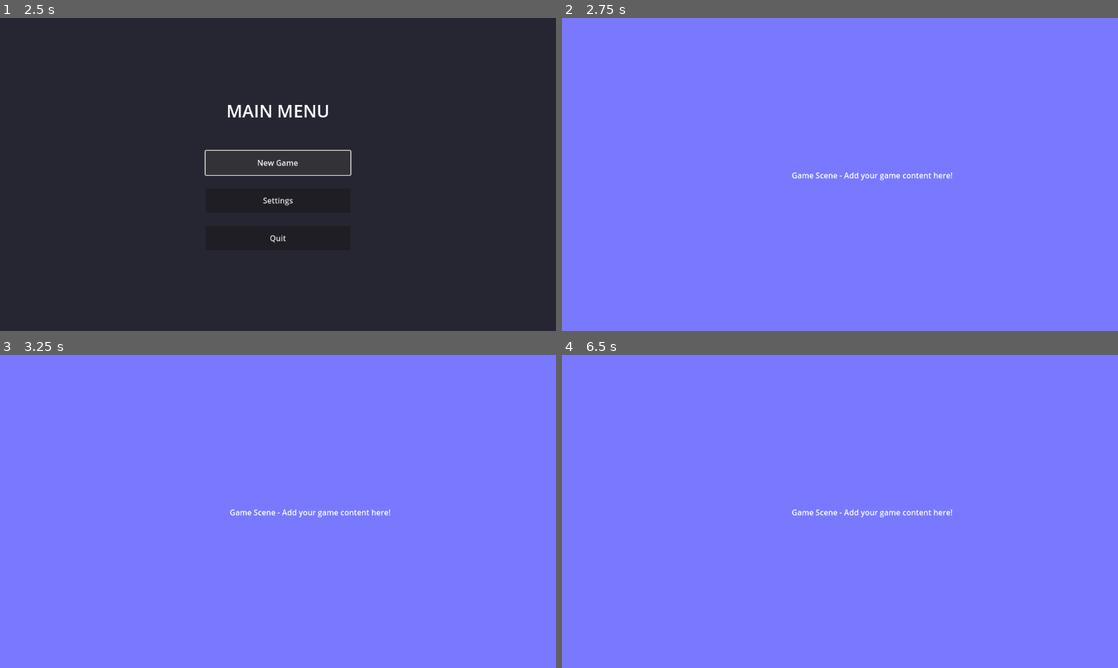
Above: before the commit, frames 1-4 (two rows, left to right).
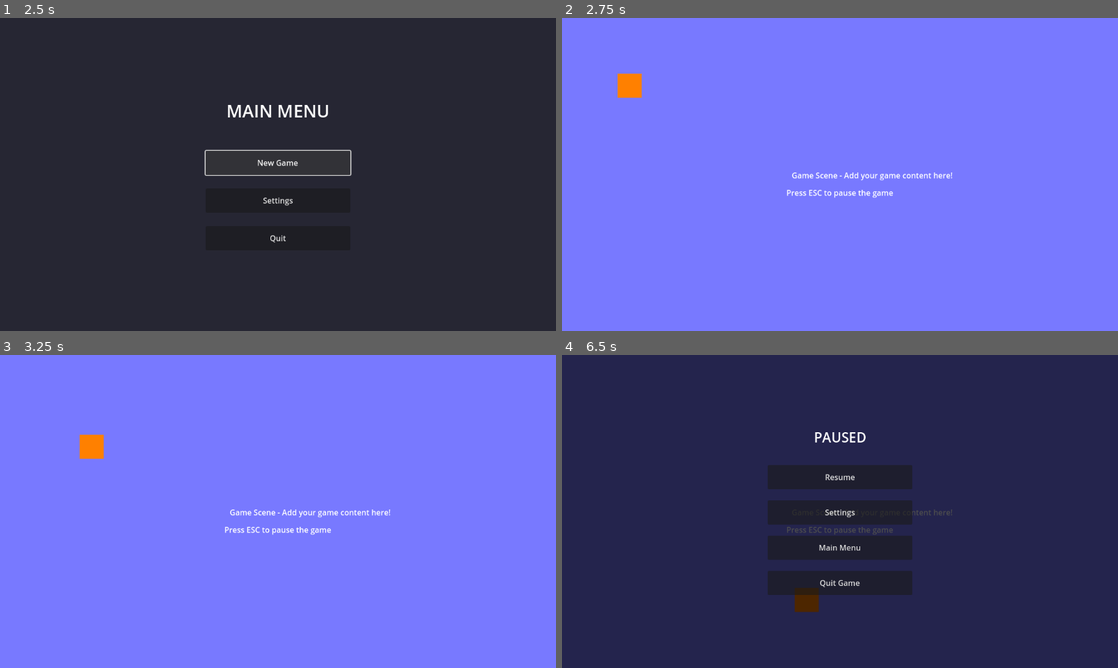
Above: after the commit, the same moments.

Repository: antoniwan/getting_started
Game: Godot game, scene res://scenes/settings_menu.tscn
Two runs of this game, one before a commit and one after it. Both use one fixed random seed, a clock stepped at 60 frames per second and the inputs below. This scene is started directly instead of the project's main scene.
Inputs:
- Up to frame 1 (2.5 s): click "Back" at 0.5 s; click "Settings" at 1.25 s; click "New Game" at 2 s
- Up to frame 2 (2.75 s): no input
- Up to frame 3 (3.25 s): no input
- Up to frame 4 (6.5 s): tap Escape (ui_cancel) at 6.4 s

Frame 1 is identical in both runs. In frame 2, 0.5% of the frame differs, in the area x 10-60%, y 17-58%; in frame 3, 0.5%; in frame 4, 100%, in the area x 0-100%, y 0-100%.

Commit message:
Implement pause functionality and update related documentation
- Added a comprehensive pause system with a professional menu including resume, settings, main menu, and quit options.
- Updated input handling to toggle the pause menu with the Escape key.
- Enhanced README and RECOMMENDATION files to reflect the new pause features and their implementation.
- Removed the obsolete simple_test scene and added pause instructions to the game scene.
- Updated audio manager to handle pause and resume for music and sound effects.

Diff:
--- a/scenes/game.tscn
+++ b/scenes/game.tscn
@@ -17,3 +17,18 @@
 offset_bottom = 334.0
 text = "Game Scene - Add your game content here!"
 horizontal_alignment = 1
+
+[node name="Instructions" type="Label" parent="."]
+offset_left = 376.0
+offset_top = 350.0
+offset_right = 776.0
+offset_bottom = 380.0
+text = "Press ESC to pause the game"
+horizontal_alignment = 1
+
+[node name="MovingObject" type="ColorRect" parent="."]
+offset_left = 100.0
+offset_top = 100.0
+offset_right = 150.0
+offset_bottom = 150.0
+color = Color(1, 0.5, 0, 1)
--- /dev/null
+++ b/scenes/pause_menu.tscn
@@ -0,0 +1,75 @@
+[gd_scene load_steps=3 format=3 uid="uid://bqx80a00k1m3n"]
+
+[ext_resource type="Script" path="res://scripts/pause_menu.gd" id="1_pause"]
+
+[sub_resource type="LabelSettings" id="LabelSettings_1"]
+font_size = 28
+font_color = Color(1, 1, 1, 1)
+
+[node name="PauseMenu" type="Control"]
+layout_mode = 3
+anchors_preset = 15
+anchor_right = 1.0
+anchor_bottom = 1.0
+script = ExtResource("1_pause")
+
+[node name="Background" type="ColorRect" parent="."]
+layout_mode = 1
+anchors_preset = 15
+anchor_right = 1.0
+anchor_bottom = 1.0
+color = Color(0, 0, 0, 0.7)
+
+[node name="MainContainer" type="VBoxContainer" parent="."]
+layout_mode = 1
+anchors_preset = 8
+anchor_left = 0.5
+anchor_top = 0.5
+anchor_right = 0.5
+anchor_bottom = 0.5
+offset_left = -150.0
+offset_top = -150.0
+offset_right = 150.0
+offset_bottom = 150.0
+
+[node name="Title" type="Label" parent="MainContainer"]
+layout_mode = 2
+text = "PAUSED"
+label_settings = SubResource("LabelSettings_1")
+horizontal_alignment = 1
+
+[node name="Spacer1" type="Control" parent="MainContainer"]
+layout_mode = 2
+custom_minimum_size = Vector2(0, 30)
+
+[node name="ResumeButton" type="Button" parent="MainContainer"]
+layout_mode = 2
+text = "Resume"
+custom_minimum_size = Vector2(0, 50)
+
+[node name="Spacer2" type="Control" parent="MainContainer"]
+layout_mode = 2
+custom_minimum_size = Vector2(0, 15)
+
+[node name="SettingsButton" type="Button" parent="MainContainer"]
+layout_mode = 2
+text = "Settings"
+custom_minimum_size = Vector2(0, 50)
+
+[node name="Spacer3" type="Control" parent="MainContainer"]
+layout_mode = 2
+custom_minimum_size = Vector2(0, 15)
+
+[node name="MainMenuButton" type="Button" parent="MainContainer"]
+layout_mode = 2
+text = "Main Menu"
+custom_minimum_size = Vector2(0, 50)
+
+[node name="Spacer4" type="Control" parent="MainContainer"]
+layout_mode = 2
+custom_minimum_size = Vector2(0, 15)
+
+[node name="QuitButton" type="Button" parent="MainContainer"]
+layout_mode = 2
+text = "Quit Game"
+custom_minimum_size = Vector2(0, 50)
--- a/scripts/audio_manager.gd
+++ b/scripts/audio_manager.gd
@@ -74,3 +74,17 @@
 
 func get_master_volume() -> float:
 	return master_volume
+
+func pause_audio():
+	# Pause both music and SFX players
+	if music_player:
+		music_player.stream_paused = true
+	if sfx_player:
+		sfx_player.stream_paused = true
+
+func resume_audio():
+	# Resume both music and SFX players
+	if music_player:
+		music_player.stream_paused = false
+	if sfx_player:
+		sfx_player.stream_paused = false
--- a/scripts/game.gd
+++ b/scripts/game.gd
@@ -1,11 +1,60 @@
 extends Node2D
+
+@onready var moving_object = $MovingObject
+
+var pause_menu: Control
+var move_speed = 100.0
+var direction = Vector2(1, 1)
 
 func _ready():
 	# Initialize the game scene
 	print("Game scene loaded - ready for your game content!")
 
+	# Create pause menu dynamically
+	_create_pause_menu()
+
+	# Try to play game music if it exists
+	_play_game_music()
+
+func _create_pause_menu():
+	# Load and create the pause menu
+	var pause_scene = preload("res://scenes/pause_menu.tscn")
+	pause_menu = pause_scene.instantiate()
+
+	# Add it to the scene tree root to ensure proper positioning
+	get_tree().root.add_child(pause_menu)
+
+	# Initially hide it
+	pause_menu.visible = false
+
+func _play_game_music():
+	# Try to load and play game music if it exists
+	var music_path = "res://audio/music/game_music.ogg"
+	if ResourceLoader.exists(music_path):
+		var music = load(music_path)
+		AudioManager.play_music(music, true)
+
+func _process(delta):
+	# Move the object to demonstrate pause functionality
+	if moving_object:
+		var new_position = moving_object.position + direction * move_speed * delta
+
+		# Bounce off screen edges
+		if new_position.x <= 0 or new_position.x >= 1000:
+			direction.x *= -1
+		if new_position.y <= 0 or new_position.y >= 500:
+			direction.y *= -1
+
+		moving_object.position = new_position
+
 func _input(event):
 	# Handle input for the game scene
 	if event.is_action_pressed("ui_cancel"):
-		# Return to main menu when Escape is pressed
-		SceneManager.change_scene("res://scenes/main_menu.tscn")
+		# Show pause menu when Escape is pressed
+		if pause_menu:
+			pause_menu.show_pause_menu()
+
+func _exit_tree():
+	# Clean up pause menu when scene is exited
+	if pause_menu and is_instance_valid(pause_menu):
+		pause_menu.queue_free()
--- /dev/null
+++ b/scripts/pause_menu.gd
@@ -0,0 +1,94 @@
+extends Control
+
+# Pause Menu Controller
+# Handles pause menu functionality and game state management
+
+@onready var resume_button = $MainContainer/ResumeButton
+@onready var settings_button = $MainContainer/SettingsButton
+@onready var main_menu_button = $MainContainer/MainMenuButton
+@onready var quit_button = $MainContainer/QuitButton
+
+func _ready():
+	# Connect button signals
+	resume_button.pressed.connect(_on_resume_pressed)
+	settings_button.pressed.connect(_on_settings_pressed)
+	main_menu_button.pressed.connect(_on_main_menu_pressed)
+	quit_button.pressed.connect(_on_quit_pressed)
+
+	# Hide the pause menu initially
+	visible = false
+
+	# Set process mode to handle input even when paused
+	process_mode = Node.PROCESS_MODE_ALWAYS
+
+func _play_button_sound():
+	# Try to play button click sound if it exists
+	var sfx_path = "res://audio/sfx/button_click.ogg"
+	if ResourceLoader.exists(sfx_path):
+		var sfx = load(sfx_path)
+		AudioManager.play_sfx(sfx)
+
+func show_pause_menu():
+	# Show the pause menu
+	visible = true
+
+	# Ensure proper positioning
+	_ensure_proper_positioning()
+
+	# Pause the game
+	get_tree().paused = true
+
+	# Pause audio
+	if AudioManager:
+		AudioManager.pause_audio()
+
+func _ensure_proper_positioning():
+	# Force the control to update its layout
+	force_update_transform()
+
+	# Ensure the menu covers the full viewport
+	var viewport_size = get_viewport().get_visible_rect().size
+	size = viewport_size
+	position = Vector2.ZERO
+
+func hide_pause_menu():
+	# Hide the pause menu
+	visible = false
+
+	# Resume the game
+	get_tree().paused = false
+
+	# Resume audio
+	if AudioManager:
+		AudioManager.resume_audio()
+
+func _on_resume_pressed():
+	_play_button_sound()
+	hide_pause_menu()
+
+func _on_settings_pressed():
+	_play_button_sound()
+	# Navigate to settings menu
+	SceneManager.change_scene("res://scenes/settings_menu.tscn")
+
+func _on_main_menu_pressed():
+	_play_button_sound()
+	# Resume the game first to avoid issues
+	get_tree().paused = false
+	# Navigate to main menu
+	SceneManager.change_scene("res://scenes/main_menu.tscn")
+
+func _on_quit_pressed():
+	_play_button_sound()
+	# Resume the game first to avoid issues
+	get_tree().paused = false
+	# Quit the game
+	get_tree().quit()
+
+func _input(event):
+	# Handle Escape key to toggle pause
+	if event.is_action_pressed("ui_cancel"):
+		if visible:
+			_on_resume_pressed()
+		else:
+			show_pause_menu()
--- a/scripts/settings_menu.gd
+++ b/scripts/settings_menu.gd
@@ -147,7 +147,13 @@
 
 func _on_back_pressed():
 	_play_button_sound()
-	SceneManager.change_scene("res://scenes/main_menu.tscn")
+	# Check if we should return to game or main menu
+	if get_tree().paused:
+		# We came from pause menu, return to game
+		SceneManager.change_scene("res://scenes/game.tscn")
+	else:
+		# We came from main menu, return to main menu
+		SceneManager.change_scene("res://scenes/main_menu.tscn")
 
 func _input(event):
 	# Handle Escape key to go back
--- a/simple_test.tscn
+++ /dev/null
@@ -1,28 +0,0 @@
-[gd_scene load_steps=2 format=3 uid="uid://bjsat8ibadcwp"]
-
-[ext_resource type="Script" path="res://simple_test.gd" id="1_simple"]
-
-[node name="SimpleTest" type="Control"]
-layout_mode = 3
-anchors_preset = 15
-anchor_right = 1.0
-anchor_bottom = 1.0
-grow_horizontal = 2
-grow_vertical = 2
-script = ExtResource("1_simple")
-
-[node name="Label" type="Label" parent="."]
-layout_mode = 1
-anchors_preset = 8
-anchor_left = 0.5
-anchor_top = 0.5
-anchor_right = 0.5
-anchor_bottom = 0.5
-offset_left = -100.0
-offset_top = -20.0
-offset_right = 100.0
-offset_bottom = 20.0
-grow_horizontal = 2
-grow_vertical = 2
-text = "Simple Test - No Singletons"
-horizontal_alignment = 1
Not shown: 1 places in scenes/game.tscn that only renumber resources
Not shown, added: scripts/game.gd.uid
Not shown, added: scripts/pause_menu.gd.uid
Not shown, added: PAUSE_SYSTEM.md
Not shown, changed: README.md
Not shown, changed: RECOMMENDATION.md
